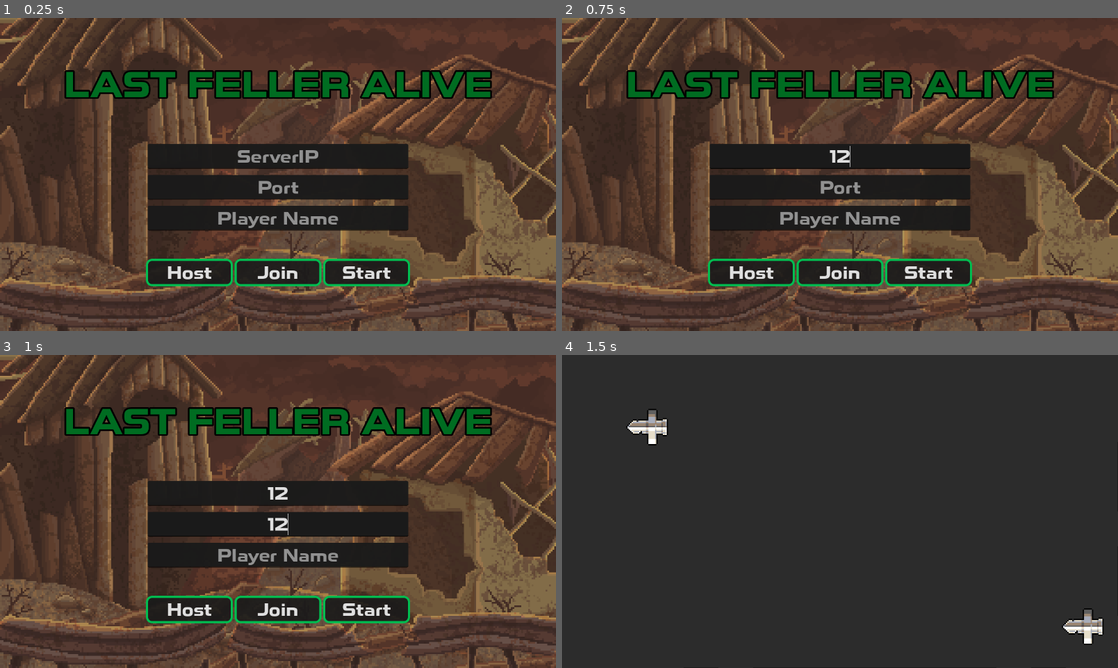
Above: before the commit, frames 1-4 (two rows, left to right).
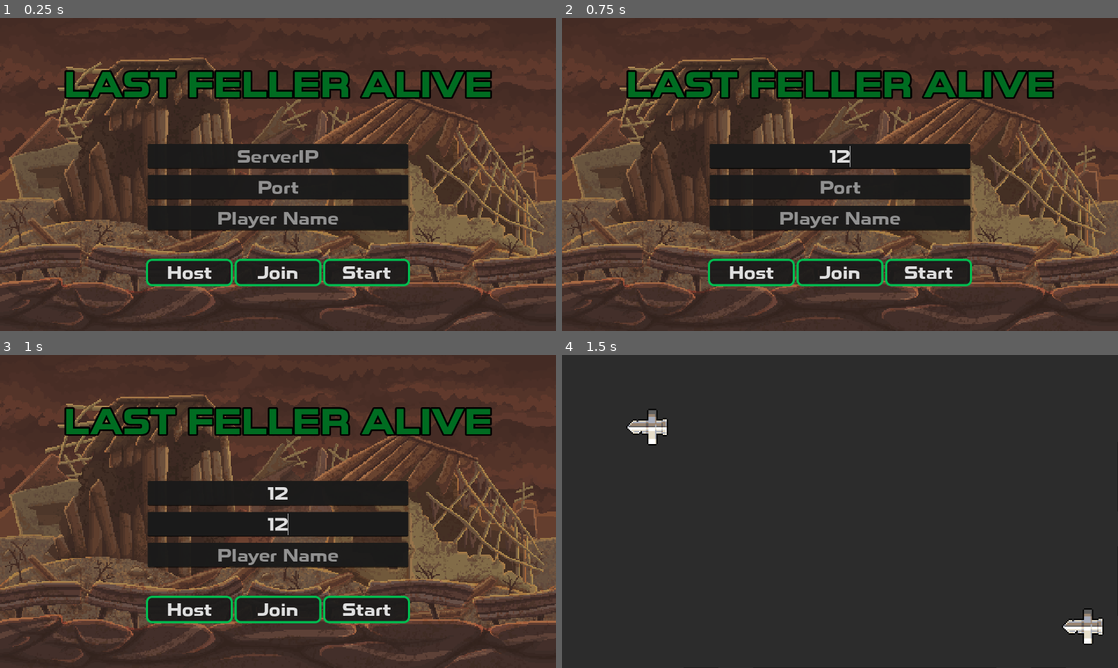
Above: after the commit, the same moments.

Repository: Lertos/last-feller-alive
Game: Godot game, scene res://multiplayer_controller.tscn
The game is run twice, just before and just after one commit, with the same random seed, the same clock (stepped at 60 frames per second) and the same inputs.
Inputs (mouse positions are in pixels of both pictures, inside the frame that each line leads up to):
- Up to frame 1 (0.25 s): no input
- Up to frame 2 (0.75 s): click (840, 155) at 0.52 s; type "12" at 0.6 s
- Up to frame 3 (1 s): click (278, 524) at 0.75 s; type "12" at 0.83 s; click (278, 555) at 0.98 s
- Up to frame 4 (1.5 s): type "Alex" at 1.07 s; click "Start" at 1.25 s

The runs differ from the first frame. In frame 1, 33% of the frame differs, in the area x 0-100%, y 0-100%; in frame 2, 33%; in frame 3, 33%; in frame 4, nothing differs.

Commit message:
Changing title screen bg size

Diff:
--- a/multiplayer_controller.tscn
+++ b/multiplayer_controller.tscn
@@ -181,6 +181,8 @@
 grow_horizontal = 2
 grow_vertical = 2
 texture = ExtResource("2_aauhg")
+expand_mode = 1
+stretch_mode = 4
 
 [node name="VB" type="VBoxContainer" parent="."]
 layout_mode = 1
